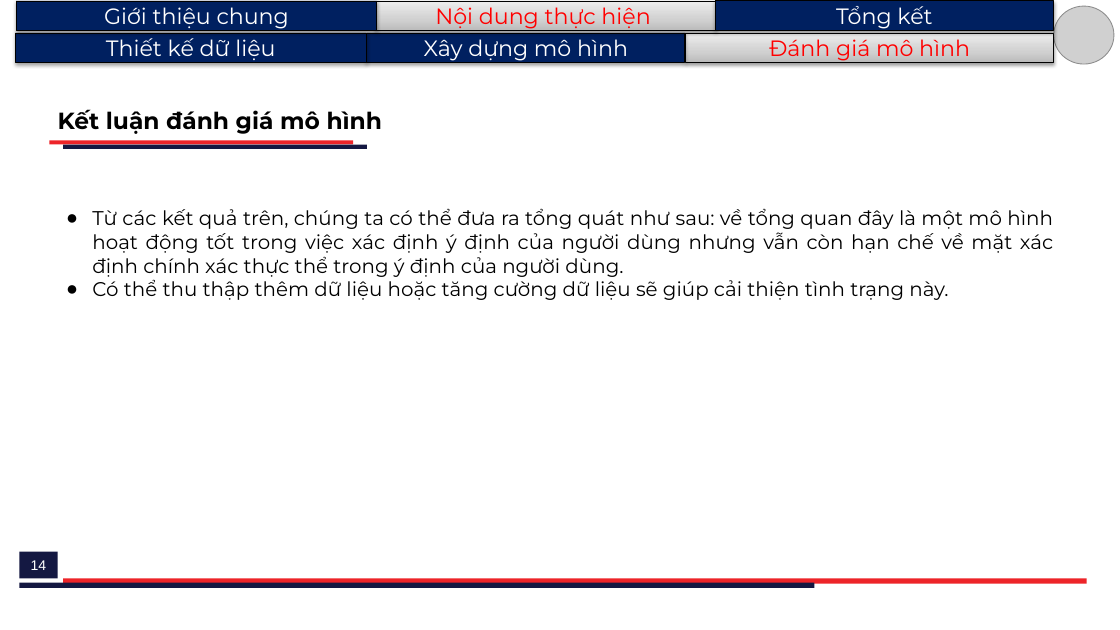
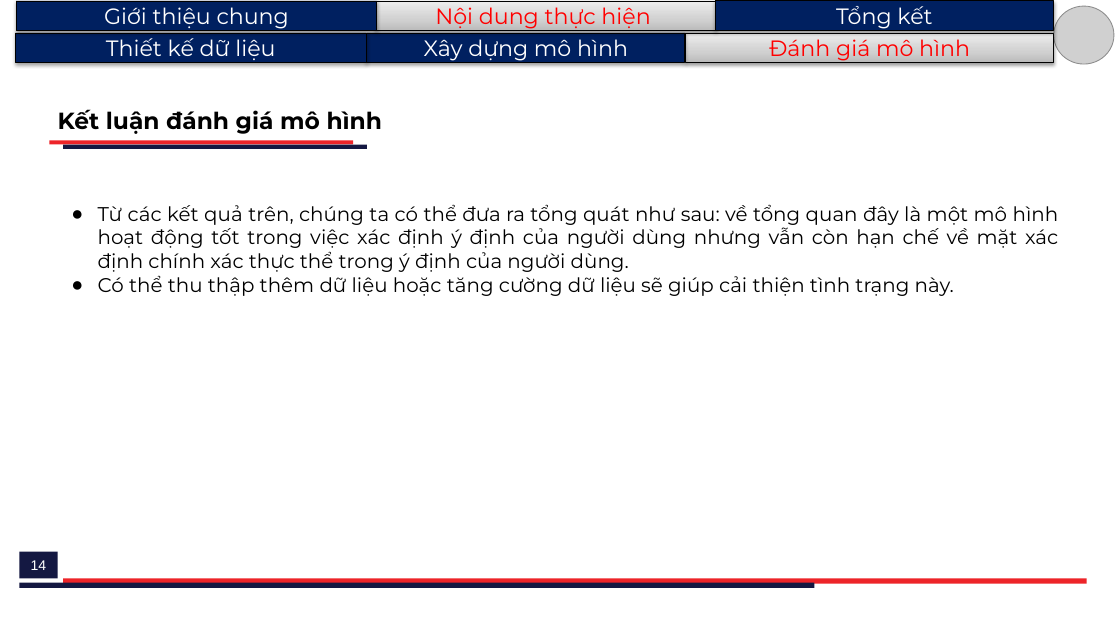
Before and after one commit to H4ll3y/Rasa-Consultant, a slide deck: slide 14 of doc/A37134_LeQuangHuy.pptx. Drawn at 1120x630 pixels with LibreOffice and Linux fonts; fonts in the diff are those of the drawing; grey boxes stand for pictures. Boxes give left, top, right and bottom in pixels: in the first picture for what was removed or moved away, otherwise in the second. Text is boxed around its words. In the diff, an @@ line names an element or a change of style, - is before the commit and + after.

```diff
--- a/doc/A37134_LeQuangHuy.pptx
+++ b/doc/A37134_LeQuangHuy.pptx
@@ text "Từ các kết quả trên, ...": place and size @@
-text "Từ các kết quả trên, ..." at [92, 208, 1053, 300]
+text "Từ các kết quả trên, ..." at [98, 204, 1059, 296]
```
Also in this commit, not shown: 8 other slides changed, 2 other files.
